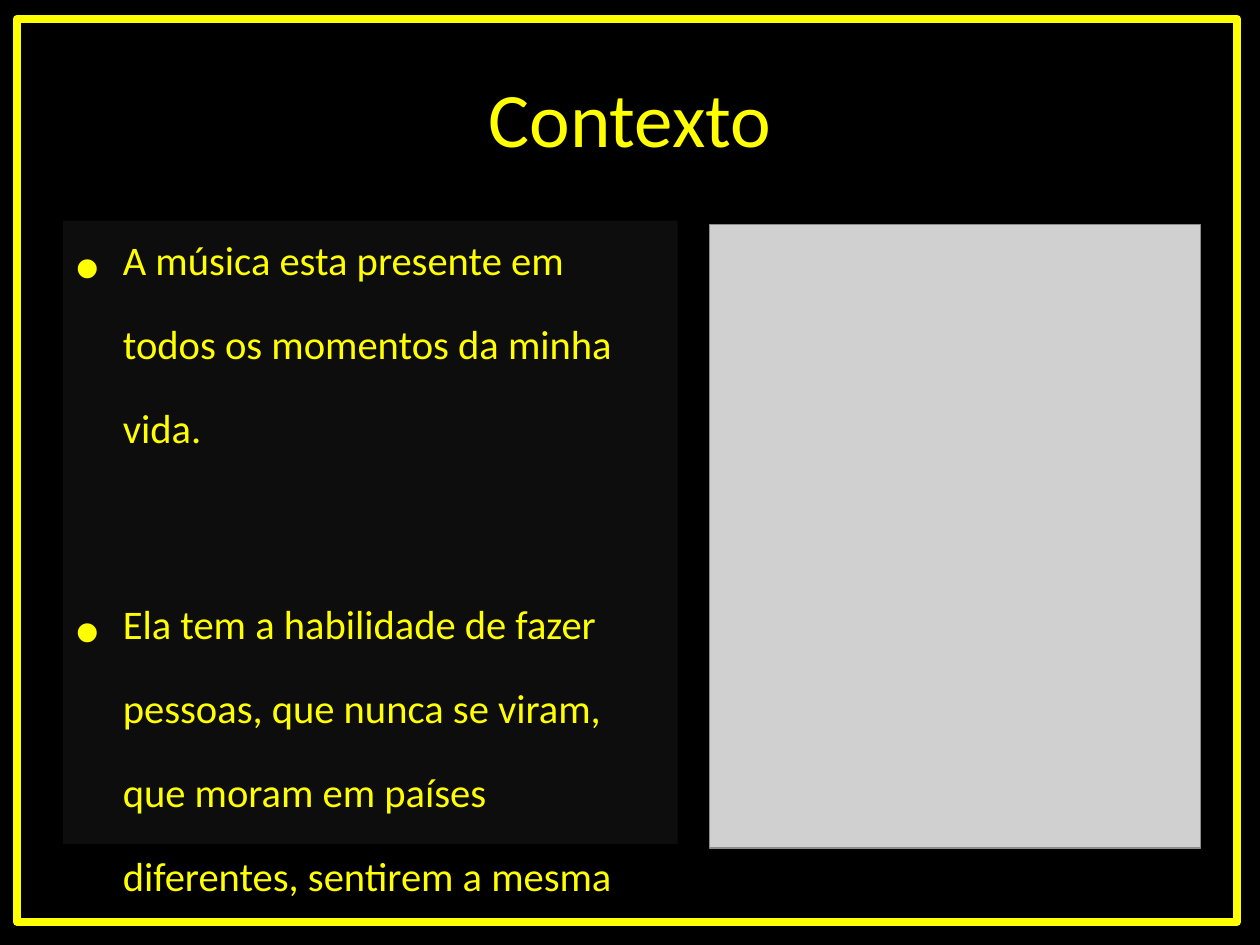
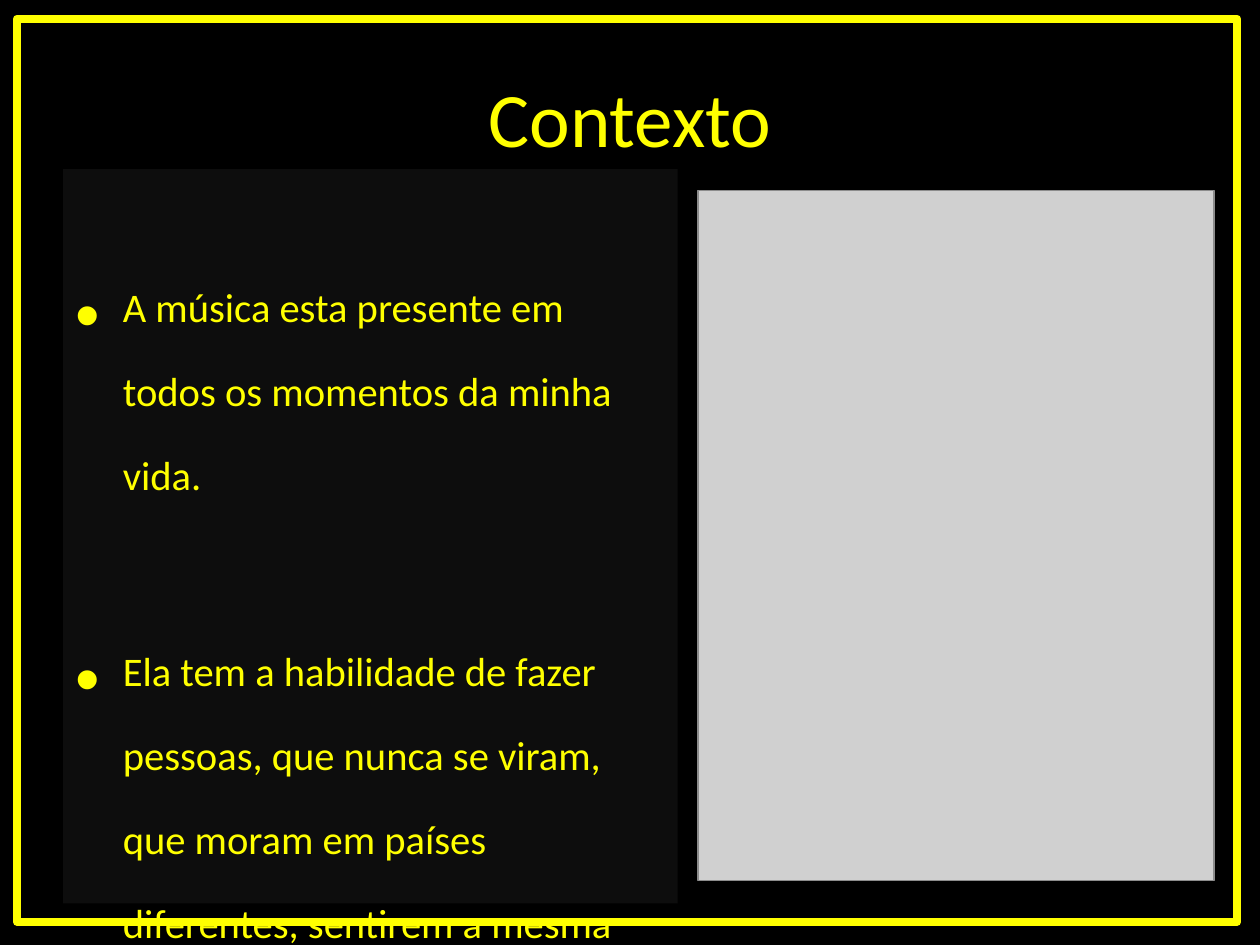
Before and after one commit to gui-brandao-silva/BRANDS, a slide deck: slide 4 of Apresentação BRANDS.pptx. Drawn at 1260x945 pixels with LibreOffice and Linux fonts; fonts in the diff are those of the drawing; grey boxes stand for pictures. Boxes give left, top, right and bottom in pixels: in the first picture for what was removed or moved away, otherwise in the second. Text is boxed around its words. In the diff, an @@ line names an element or a change of style, - is before the commit and + after.

```diff
--- a/Apresentação BRANDS.pptx
+++ b/Apresentação BRANDS.pptx
@@ text "A música esta presente em ...": place and size @@
-text "A música esta presente em ..." at bbox=[63, 220, 678, 844]
+text "A música esta presente em ..." at bbox=[63, 169, 678, 903]
@@ picture: place and size @@
-picture at bbox=[709, 224, 1201, 848]
+picture at bbox=[698, 190, 1213, 881]
```
Also in this commit, not shown: 3 other slides changed, 1 slide added, 1 slide removed.
